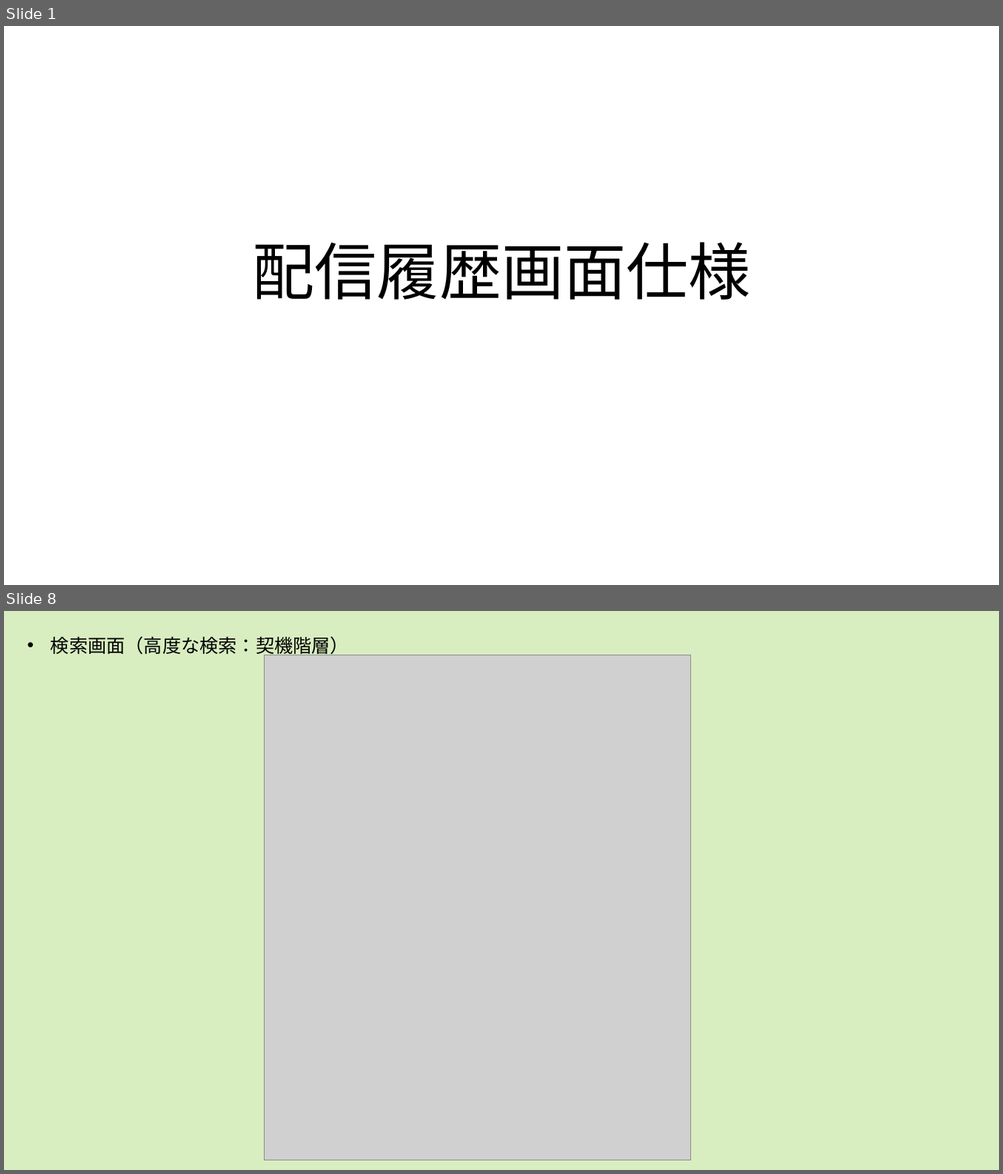
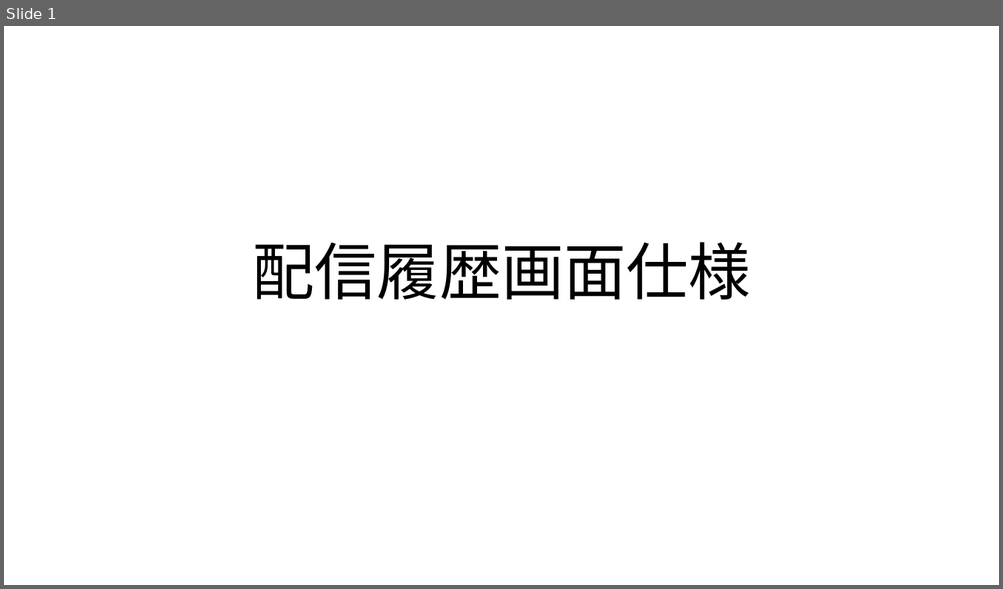
Before and after one commit to TKBTK48/JBSTexrBook, a slide deck: 画面遷移検討.pptx. Shown one above the other, each under a label of ours: slides 1 and 8 before the commit, slide 1 after it; the slides between them are not shown. The pictures are 1003x1174 and 1003x589 pixels, drawn with LibreOffice and Linux fonts; fonts in the diff are those of the drawing; grey boxes stand for pictures. Boxes give left, top, right and bottom in pixels: in the first picture for what was removed or moved away, otherwise in the second. Text is boxed around its words. In the diff, an @@ line names an element or a change of style, - is before the commit and + after.

```diff
--- a/画面遷移検討.pptx
+++ b/画面遷移検討.pptx
@@ slide 8 removed at [4,611,999,1170], background #FFFFFF @@
@@ rectangle removed at [4,611,999,1170] @@
@@ text removed at [51,636,349,657] @@
-• 検索画面（高度な検索：契機階層）
@@ picture removed at [264,655,691,1160] @@
```
Also in this commit, not shown: 24 slides changed, 13 slides added, 18 other slides removed, 1 other file.
